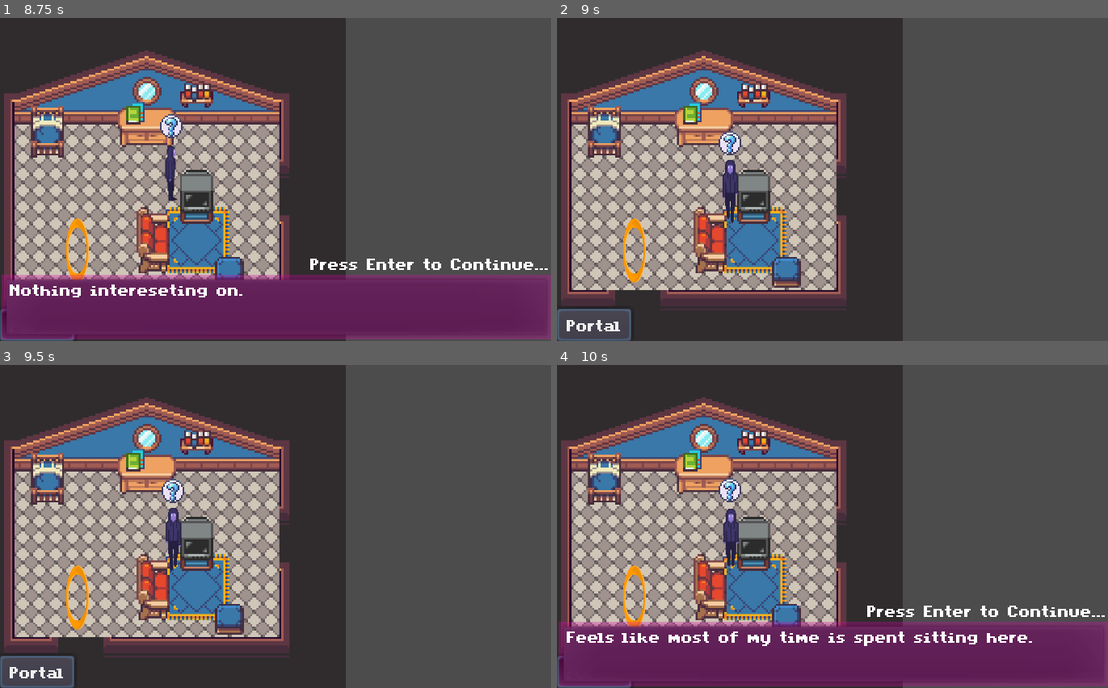
Above: before the commit, frames 1-4 (two rows, left to right).
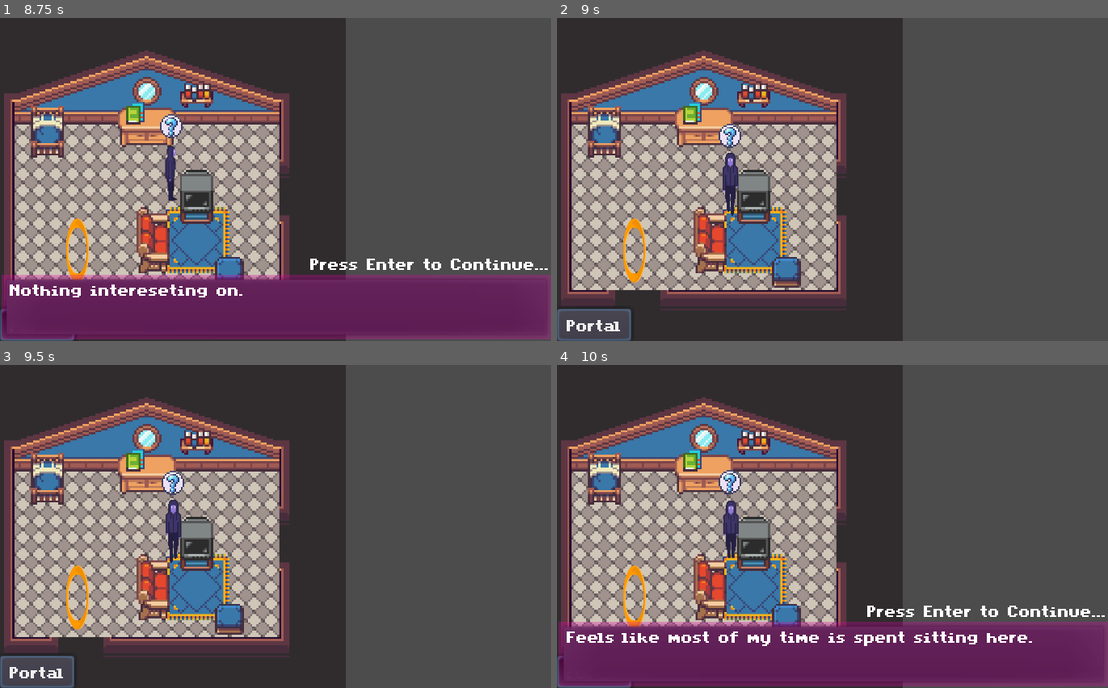
Above: after the commit, the same moments.

Repository: JayTheDaniels/The-Astral-Project
Game: Godot game, scene res://Src/Levels/Bedroom.tscn
The game is run twice, just before and just after one commit, with the same random seed, the same clock (stepped at 60 frames per second) and the same inputs.
Inputs:
- Up to frame 1 (8.75 s): click "Portal" at 0.5 s; tap Enter (accept) at 1.25, 1.35, 2.75, 2.85, 4.25, 4.35, 5.85, 7.25, 7.35 s; hold W (up) 1.28-2.78 s; tap Space (interact) every 1.5 s from 2.1 to 8.1 s; hold Left (left) 2.78-4.28 s; hold Down (down) 4.28-5.03 s; hold D (right) 5.03-5.78 s; hold W (up) 5.78-6.53 s; hold D (right) from 6.53 s (still down)
- Up to frame 2 (9 s): tap Enter (accept) at 8.75, 8.85 s; release D (right) at 8.78 s; hold Down (down) from 8.78 s (still down)
- Up to frame 3 (9.5 s): keep holding Down (down)
- Up to frame 4 (10 s): release Down (down) at 9.53 s; hold Left (left) from 9.53 s (still down); tap Space (interact) at 9.6 s

Frame 1 is identical in both runs. In frame 2, 0.5% of the frame differs, in the area x 29-34%, y 32-64%; in frame 3, 0.5%; in frame 4, 0.5%, in the area x 29-34%, y 32-63%.

Commit message:
Leela walk down animations
Added extra frames for Leela's walking up animation

Diff:
--- a/Src/Game Objects/Leela.tscn
+++ b/Src/Game Objects/Leela.tscn
@@ -16,10 +16,10 @@
 tracks/0/imported = false
 tracks/0/enabled = true
 tracks/0/keys = {
-"times": PoolRealArray( 0 ),
-"transitions": PoolRealArray( 1 ),
-"update": 1,
-"values": [ 14 ]
+"times": PoolRealArray( 0, 0.8 ),
+"transitions": PoolRealArray( 1, 1 ),
+"update": 1,
+"values": [ 33, 14 ]
 }
 
 [sub_resource type="Animation" id=3]
@@ -69,17 +69,18 @@
 
 [sub_resource type="Animation" id=6]
 resource_name = "LeelaWalkDown"
-tracks/0/type = "value"
-tracks/0/path = NodePath("Sprite:frame")
-tracks/0/interp = 1
-tracks/0/loop_wrap = true
-tracks/0/imported = false
-tracks/0/enabled = true
-tracks/0/keys = {
-"times": PoolRealArray( 0 ),
-"transitions": PoolRealArray( 1 ),
-"update": 1,
-"values": [ 14 ]
+loop = true
+tracks/0/type = "value"
+tracks/0/path = NodePath("Sprite:frame")
+tracks/0/interp = 1
+tracks/0/loop_wrap = true
+tracks/0/imported = false
+tracks/0/enabled = true
+tracks/0/keys = {
+"times": PoolRealArray( 0, 0.1, 0.2, 0.3, 0.4, 0.5, 0.6, 0.7, 0.8, 0.9 ),
+"transitions": PoolRealArray( 1, 1, 1, 1, 1, 1, 1, 1, 1, 1 ),
+"update": 1,
+"values": [ 28, 28, 29, 30, 31, 32, 33, 34, 35, 36 ]
 }
 
 [sub_resource type="Animation" id=7]
@@ -204,11 +205,10 @@
 position = Vector2( 0, -2 )
 scale = Vector2( 0.4, 0.4 )
 texture = ExtResource( 1 )
-hframes = 28
-frame = 15
+hframes = 38
 
 [node name="CollisionShape2D" type="CollisionShape2D" parent="."]
-shape = SubResource( 24 )
+shape = SubResource( 1 )
 
 [node name="AnimationPlayer" type="AnimationPlayer" parent="."]
 autoplay = "LeelaIdleDown"
--- a/Src/Levels/AstralBedroom.tscn
+++ b/Src/Levels/AstralBedroom.tscn
@@ -46,19 +46,19 @@
  still is the only way to move forward."
 
 [node name="AstralBed" parent="." instance=ExtResource( 5 )]
-position = Vector2( 29.8877, 59.3206 )
+position = Vector2( 31.8877, 59.3206 )
 InteractText = "I couldn't imagine sleeping in this..."
 ScavengerHuntText = "Your body turns off and your mind begins to wander.
 Now find a way to do the opposite."
 
 [node name="AstralCouch" parent="." instance=ExtResource( 5 )]
-position = Vector2( 94.6994, 135.132 )
+position = Vector2( 94.6994, 127.132 )
 InteractText = "My furniture is going to need to be cleaned after this..."
 ScavengerHuntText = "Stillness is good, but sometimes we need rest.
 Do this and I'll show you what dreams this realm offers."
 
 [node name="AstralTV" parent="." instance=ExtResource( 5 )]
-position = Vector2( 122.051, 109.862 )
+position = Vector2( 122.051, 108.862 )
 InteractText = "Seems this place only gets one channel...
 Static."
 ScavengerHuntText = "Your mind turns off, your body reacts to the images.
--- a/Src/Levels/Bedroom.tscn
+++ b/Src/Levels/Bedroom.tscn
@@ -48,7 +48,7 @@
 InteractText = "Can I sleep if I've never woken up?"
 
 [node name="Couch" parent="." instance=ExtResource( 5 )]
-position = Vector2( 95.1416, 132.427 )
+position = Vector2( 95.1416, 127.427 )
 scale = Vector2( 0.720001, 1 )
 InteractText = "Feels like most of my time is spent sitting here."
 
Binary file changed: Assets/LeelaFrames.png
Not shown: 1 places in Src/Game Objects/Leela.tscn that only renumber resources
Not shown, changed: .DS_Store
Not shown, added: Build/.TheAstralProject.zip.icloud
Not shown, added: Build/.index.wasm.icloud
Not shown, changed: Build/TheAstralProject.zip
Not shown, changed: Build/index.wasm
